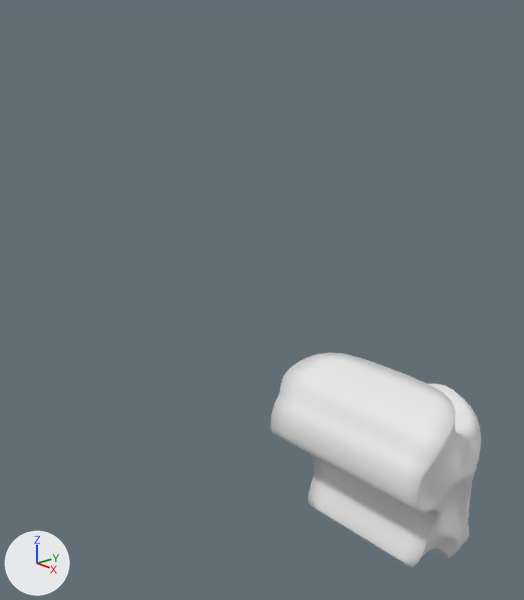
Before and after pictures for a commit that changed the Blender file final_project_zeratul.blend.
Both versions are drawn from a 50 mm lens placed at (0.698, -0.591, 2.468), pointed at (-0.086, 0.106, 2.119). Lighting does not change. The marker at lower left points along +X, +Y and +Z.
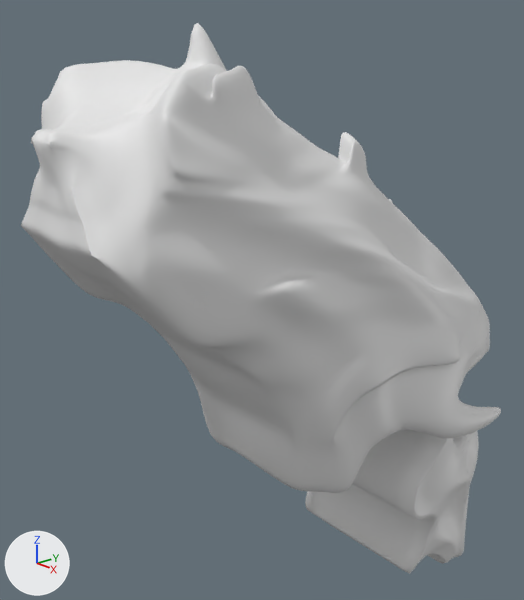
Commit message: add head of zeratul

Changed parts and their boxes [x1, y1, x2, y2] in the pictures (524 x 600 px; the box of a moved part takes in the faces that stretch with it):
'Plane.001', added: after [21, 23, 501, 493]
'Plane', reshaped, moved: before [271, 352, 481, 568]; after [305, 430, 479, 574]
part 1 of me_plane_001, moved or reshaped: before [462, 526, 469, 545]; after [455, 539, 465, 557]
part 2 of me_plane_001, moved or reshaped (not visible afterwards): before [429, 384, 474, 431]

The change, as a diff of the scene's bpy script:
```diff
--- a/final_project_zeratul.blend.py
+++ b/final_project_zeratul.blend.py
@@ me_plane_001 @@
 me_plane_001.from_pydata(...)  # 140 vertices, 119 faces; spans x 0.0..4.52, y -4.89..4.26, z -6.12..6.01
 # used by ob_plane; location = (0.0, 0.39, 1.739); rotation_euler = (-1.958, 0.0, 0.0), in degrees (-112, 0, 0); scale = (-0.0384, 0.0384, 0.0384)
-me_plane_001.vertices[46].co = (0.0, -4.89, 1.04)
+# me_plane_001 part 1: all 5 vertices in x 0.82..1.15, y 2.45..3.55, z 5.58..6.0 are moved by (0.07, 0.52, -0.14)
+# me_plane_001 part 2
+me_plane_001.vertices[46].co = (0.0, -5.28, 0.32)
@@ me_plane @@
+me_plane.from_pydata(...)  # 616 vertices, 590 faces; spans x 0.0..8.6, y -23.0..2.8, z -7.9..16.9
+me_plane.polygons.foreach_set('use_smooth', [True] * 590)
@@ ob_plane @@
 ob_plane = bpy.data.objects.new('Plane', me_plane_001)
-ob_plane.location = (0.0, 0.39, 1.739)
+ob_plane.location = (0.0, 0.384, 1.732)
 ob_plane.rotation_euler = (-1.958, 0.0, 0.0)  # degrees (-112, 0, 0)
@@ ob_plane_001 @@
+ob_plane_001 = bpy.data.objects.new('Plane.001', me_plane)
+ob_plane_001.location = (0.001, 0.419, 2.006)
+ob_plane_001.rotation_euler = (-0.235, 0.0165, 0.00248)  # degrees (-13, 0.9, 0.1)
+ob_plane_001.scale = (0.0247, 0.0334, 0.0261)
+_m = ob_plane_001.modifiers.new('Mirror', 'MIRROR')
+_m.use_clip = True
+_m = ob_plane_001.modifiers.new('Subsurf', 'SUBSURF')
+_m.levels = 4
```
